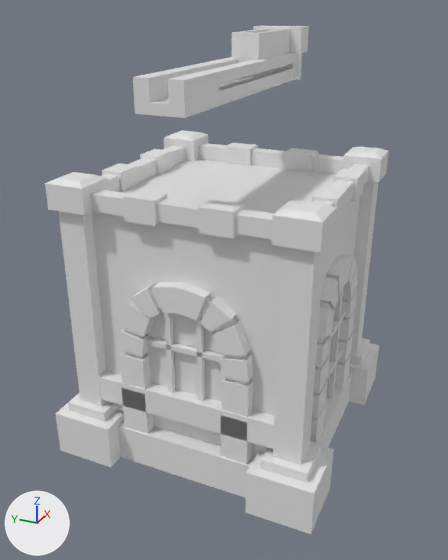
Before and after pictures for a commit that changed the Blender file archerTower.blend.
The view is the same before and after, from a 50 mm lens placed at (-10.3, -4.45, 8.27), pointed at (-0.37, 0.02, 3.31). The axes (+X, +Y, +Z) are drawn at lower left. The lights are the same throughout.

Names of what the first picture shows: 'Cube.001', 'Cube.009', 'Cube.017', 'Cube.018', 'Cube.020', 'kolona2', 'kolona3', 'kolona4', 'pagrindas', 'tvorele2', 'tvorele3', 'tvorele4'.
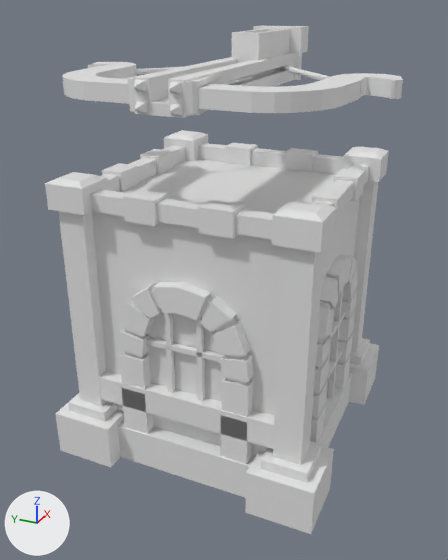
Boxes [x1, y1, x2, y2] around the edits, measured in the pictures (448 x 560 px):
'Cube.001', reshaped: before [133, 26, 309, 118]; after [128, 26, 309, 118]
'Cube.002', added: after [62, 62, 403, 113]
'Cylinder', added: after [135, 66, 364, 93]
part 1 of me_cube_009, built on: before [133, 77, 185, 118]; after [128, 26, 303, 118]

What the commit changed:
me_cube_009 is used by ob_cube_001; location (0.0, 0.0, 7.0); scale (2.6, 0.4, 0.25).
me_cube_009 had 364 vertices, 358 faces, 2 loose edges and spanned x -1.0..1.0, y -1.25..1.25, z -1.0..2.89.
me_cube_009 now has 780 vertices, 765 faces, 2 loose edges and spans x -1.07..1.0, y -1.37..1.37, z -1.0..2.89.
me_cube_009 part 1: 4 vertices removed from x -1.0, y -0.66..0.63, z -0.53..0.55; 420 vertices added at x -1.07..1.0, y -1.37..1.37, z -1.0..2.89.
Mesh me_cube_011 is new.
It has 208 vertices, 204 faces and spans x -0.96..0.09, y -7.18..7.18, z -0.68..0.58.
Mesh me_cylinder is new.
It has 256 vertices, 226 faces and spans x -0.67..2.0, y -2.37..0.02, z 6.94..7.1.
Object 'Cube.002' (ob_cube_002) is new; it shows me_cube_011.
Its location is (0.0, 0.0, 7.0).
Its scale is (2.6, 0.4, 0.25).
Object 'Cylinder' (ob_cylinder) is new; it shows me_cylinder.
Its location is (0.0, 0.0, 0.0).
It gains a MIRROR modifier named 'Mirror'.
Modifier setting: use_axis = (False, True, False).
